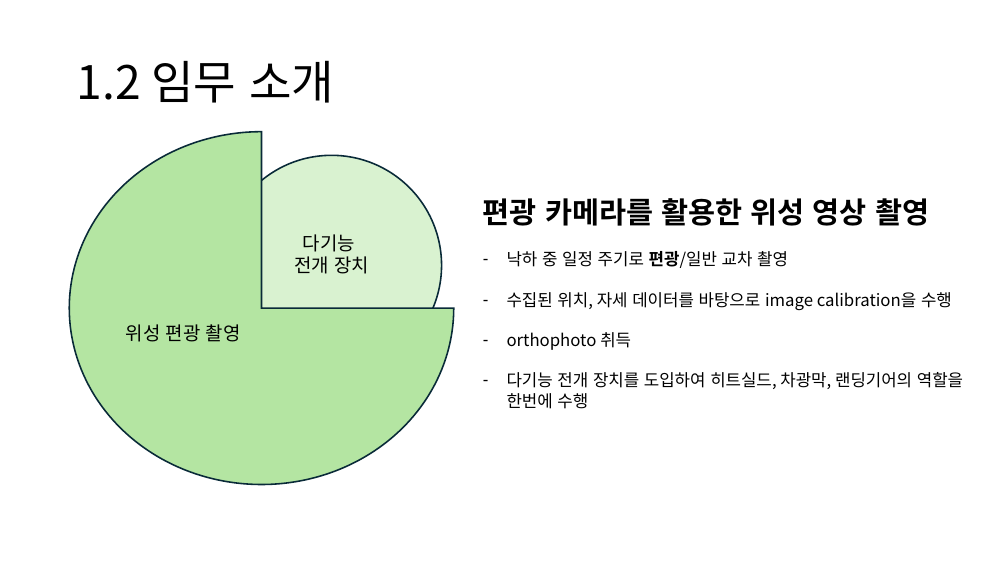
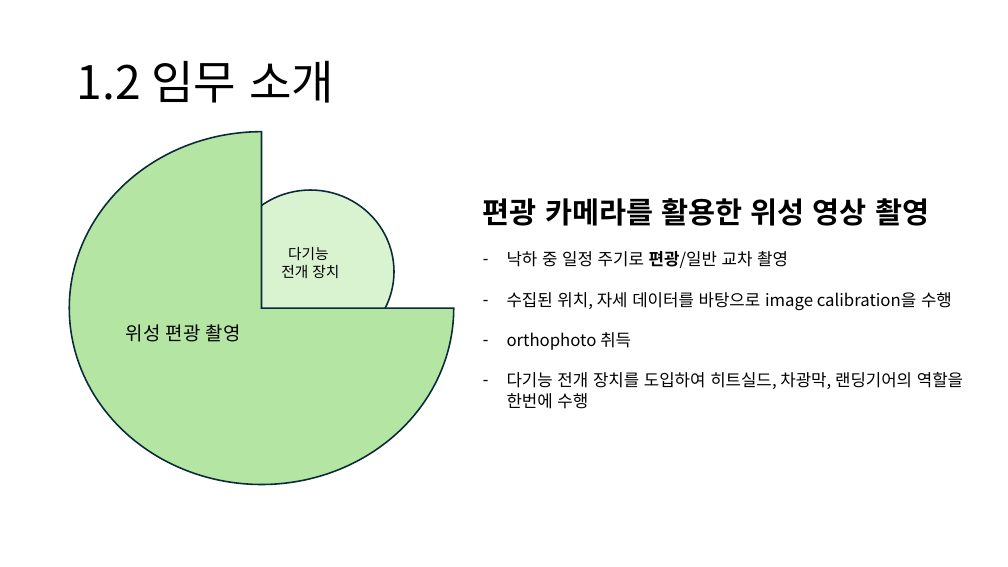
Before and after one commit to junseopkim-dev/HanaDulSAT, a slide deck: slide 5 of 하나둘SAT 중간.pptx. Drawn at 1008x567 pixels with LibreOffice and Linux fonts; fonts in the diff are those of the drawing. Boxes give left, top, right and bottom in pixels: in the first picture for what was removed or moved away, otherwise in the second. Text is boxed around its words. In the diff, an @@ line names an element or a change of style, - is before the commit and + after.

```diff
--- a/하나둘SAT 중간.pptx
+++ b/하나둘SAT 중간.pptx
@@ ellipse "다기능": place and size @@
-ellipse "다기능" at [222,155,442,375]
+ellipse "다기능" at [227,190,394,353]
@@ ellipse "다기능" at [227,190,394,353]: size 18 to 14 pt @@
```
Also in this commit, not shown: 2 other slides changed.
